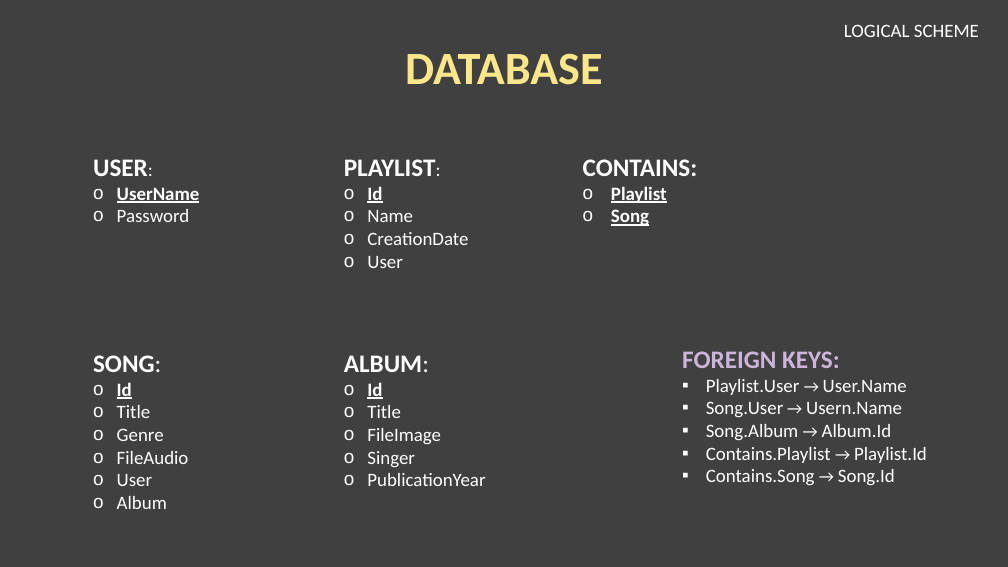
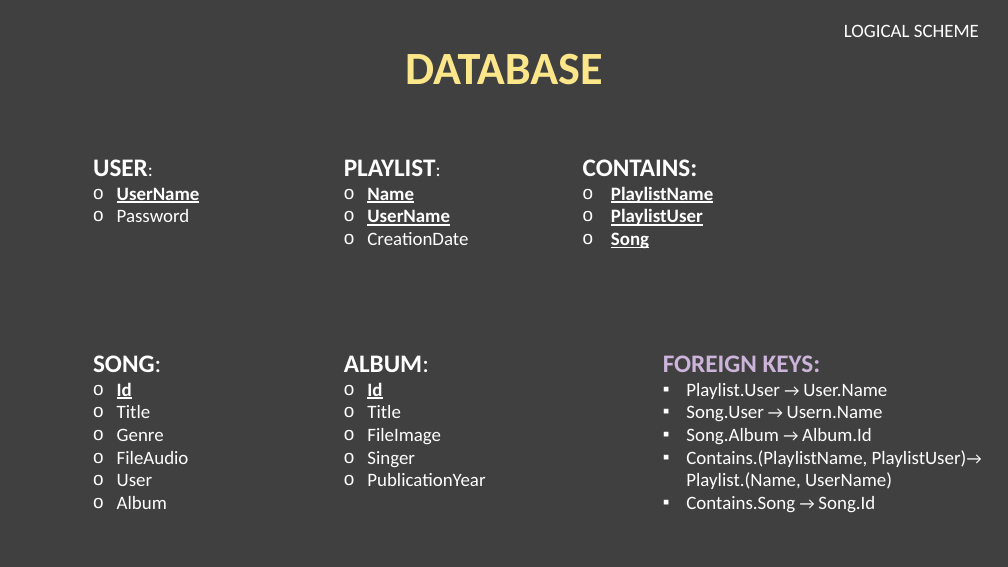
Before and after one commit to campanamattia/tiw.project-html, a slide deck: slide 3 of delivers/THE PLAYLIST.pptx. Drawn at 1008x567 pixels with LibreOffice and Linux fonts; fonts in the diff are those of the drawing. Boxes give left, top, right and bottom in pixels: in the first picture for what was removed or moved away, otherwise in the second. Text is boxed around its words. In the diff, an @@ line names an element or a change of style, - is before the commit and + after.

```diff
--- a/delivers/THE PLAYLIST.pptx
+++ b/delivers/THE PLAYLIST.pptx
@@ text at (367, 187, 382, 203): paragraph removed @@
-o Id
@@ text at (367, 209, 450, 226): paragraph added @@
+o UserName
@@ text at (367, 187, 414, 203): bold on, underline on in "Name" @@
@@ text at (611, 186, 713, 226): text changed @@
-o Playlist
+o PlaylistName
+o PlaylistUser
@@ text at (367, 256, 402, 268): paragraph removed @@
-o User
@@ text "FOREIGN KEYS:": place and size @@
-text "FOREIGN KEYS:" at (682, 351, 927, 486)
+text "FOREIGN KEYS:" at (663, 355, 967, 513)
@@ text at (663, 355, 887, 513): alignment justified to left @@
@@ text at (686, 450, 967, 489): text changed @@
-▪ Contains.Playlist → Playlist.Id
+▪ Contains.(PlaylistName, PlaylistUser)→ Playlist.(Name, UserName)
```
Also in this commit, not shown: 1 other slide changed, 5 other files.
